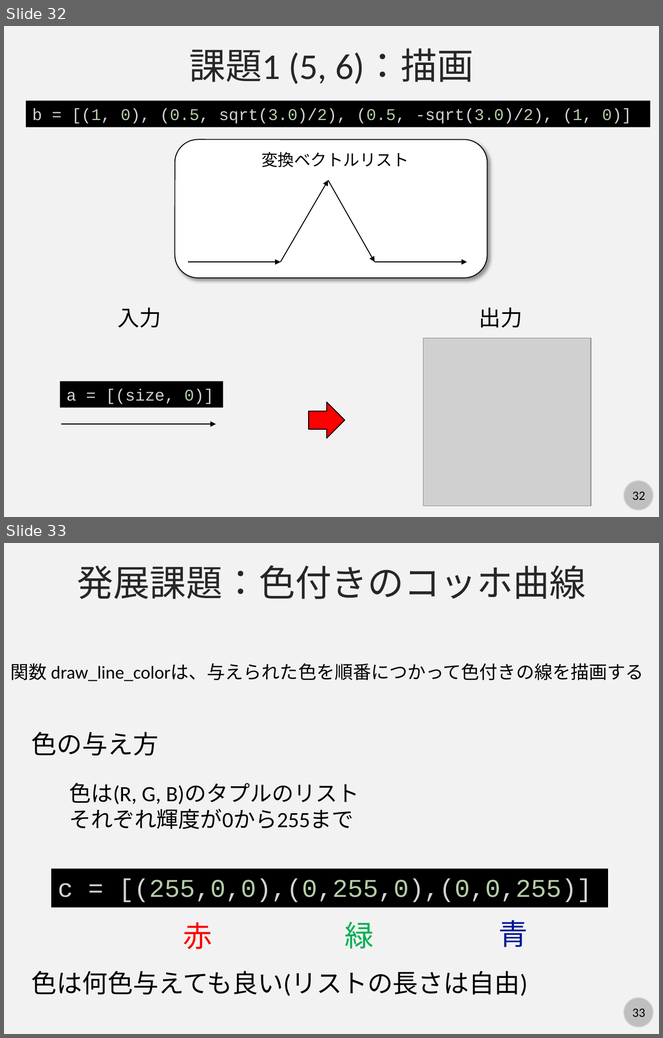
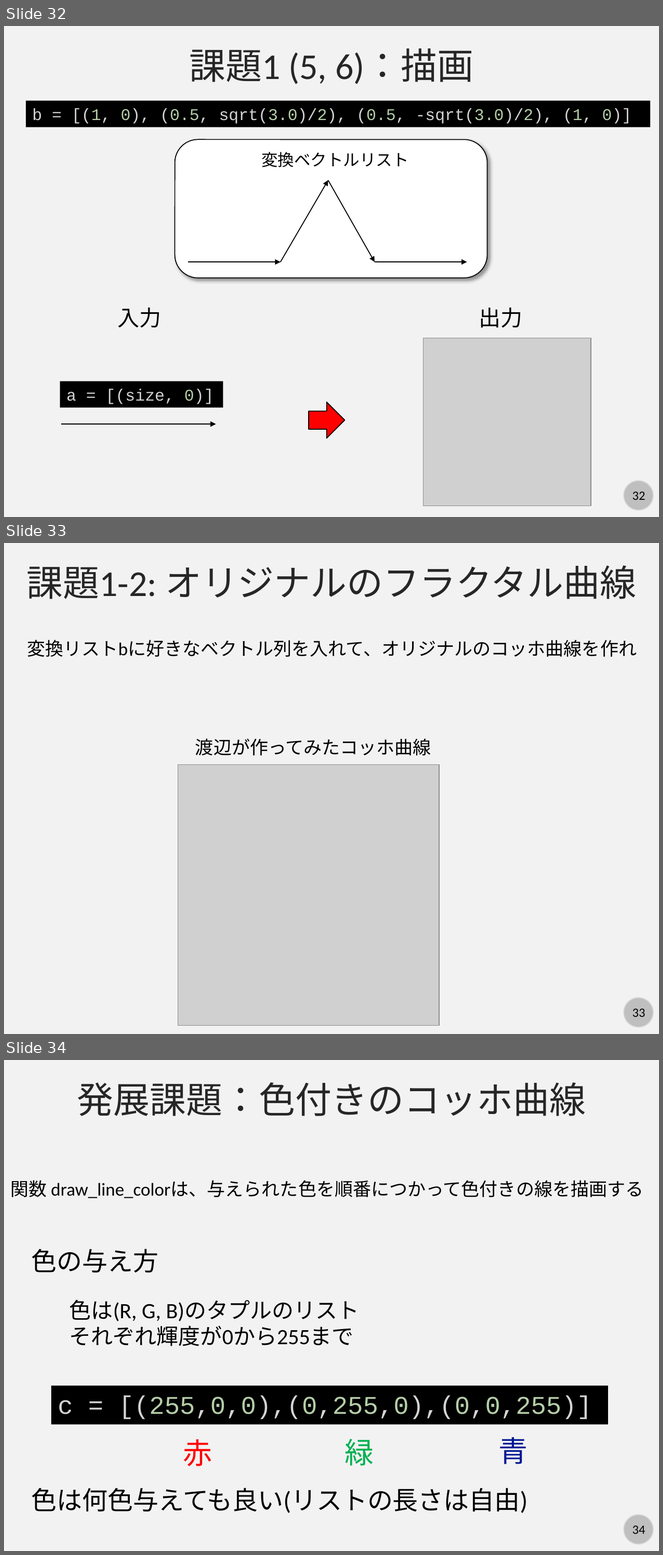
Before and after one commit to kaityo256/python_zero, a slide deck: list/fig/slide.pptx. Shown one above the other, each under a label of ours: slides 32 and 33 before the commit, slides 32, 33 and 34 after it. The pictures are 663x1038 and 663x1555 pixels, drawn with LibreOffice and Linux fonts; fonts in the diff are those of the drawing; grey boxes stand for pictures. Boxes give left, top, right and bottom in pixels: in the first picture for what was removed or moved away, otherwise in the second. Text is boxed around its words. In the diff, an @@ line names an element or a change of style, - is before the commit and + after.

Commit message:
リストとタプル修正完了

```diff
--- a/list/fig/slide.pptx
+++ b/list/fig/slide.pptx
@@ slide 33 added at <box>4,543,659,1034</box>, background #F2F2F2; not listed: 2 template elements that a slide beside it also shows @@
@@ text added at <box>27,565,636,599</box>, 40 pt, text #262626 @@
+課題1-2: オリジナルのフラクタル曲線
@@ text added at <box>27,640,637,657</box>, 20 pt, text #000000 @@
+変換リストbに好きなベクトル列を入れて、オリジナルのコッホ曲線を作れ
@@ text added at <box>195,739,431,756</box>, 20 pt, text #000000 @@
+渡辺が作ってみたコッホ曲線
@@ picture added at <box>178,765,440,1026</box> @@
@@ what was slide 33 is now slide 34 @@
@@ page number at <box>633,1526,646,1534</box>: text changed @@
-33
+34
```
Also in this commit, not shown: 2 other files.
